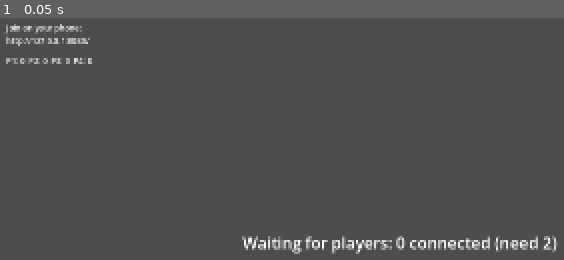
Above: before the commit, frame 1.
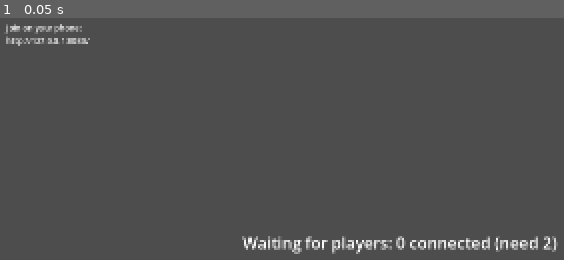
Above: after the commit, the same moment.

Repository: tkneeland/pickfight
Game: Godot game, scene res://scenes/Main.tscn
Same seed, same stepped clock (60 frames per second), same inputs: the game is played once before the commit and once after it.
Inputs:
- Up to frame 1 (0.05 s): no input

The runs differ from the first frame. In frame 1, 0.2% of the frame differs, in the area x 1-17%, y 16-20%.

Commit message:
Between-rounds scoreboard shows only the players in play (#45)
An empty or disconnected slot's entry is hidden, and the score line lists
only claimed, connected slots.

Co-Authored-By: Claude Opus 5.5 <noreply@anthropic.com>

Diff:
--- a/scripts/RoundManager.gd
+++ b/scripts/RoundManager.gd
@@ -348,6 +348,8 @@
 ## Refreshes and reveals the round-end scoreboard: one icon+score entry per
 ## player slot, read from that slot's Scoreboard/SlotN child (Icon then
 ## Score, per scenes/Main.tscn) and this node's own _players/_scores.
+## Only slots in play get an entry (#45): an empty or disconnected slot's
+## entry is hidden, so two players see two scores, not four.
 func _show_scoreboard() -> void:
 	if _scoreboard == null:
 		return
@@ -355,6 +357,8 @@
 		if slot >= _scoreboard.get_child_count():
 			continue
 		var entry: Node = _scoreboard.get_child(slot)
+		if entry is CanvasItem:
+			entry.visible = _slot_in_play(slot)
 		if entry.get_child_count() < 2:
 			continue
 		var icon: ColorRect = entry.get_child(0) as ColorRect
@@ -366,13 +370,26 @@
 			score_label.text = str(_scores[slot]) if slot < _scores.size() else "0"
 	_scoreboard.visible = true
 
+## Whether `slot` is claimed and, where the roster can say, has a phone
+## connected right now (#45). Without a roster every slot counts, so a
+## scenario with no ControllerServer still sees its whole scoreboard.
+func _slot_in_play(slot: int) -> bool:
+	if _controller_server == null:
+		return true
+	if not _controller_server.claimed_slots().has(slot):
+		return false
+	if _controller_server.has_method("slot_has_controller"):
+		return _controller_server.slot_has_controller(slot)
+	return true
+
 func _update_score_label() -> void:
 	var label: Label = get_node_or_null(score_label_path) as Label
 	if label == null:
 		return
 	var parts: PackedStringArray = PackedStringArray()
 	for slot in _scores.size():
-		parts.append("P%d: %d" % [slot + 1, _scores[slot]])
+		if _slot_in_play(slot):
+			parts.append("P%d: %d" % [slot + 1, _scores[slot]])
 	label.text = "  ".join(parts)
 
 # --- Weapon pickups (issue #14, ADR-0009) ------------------------------------
